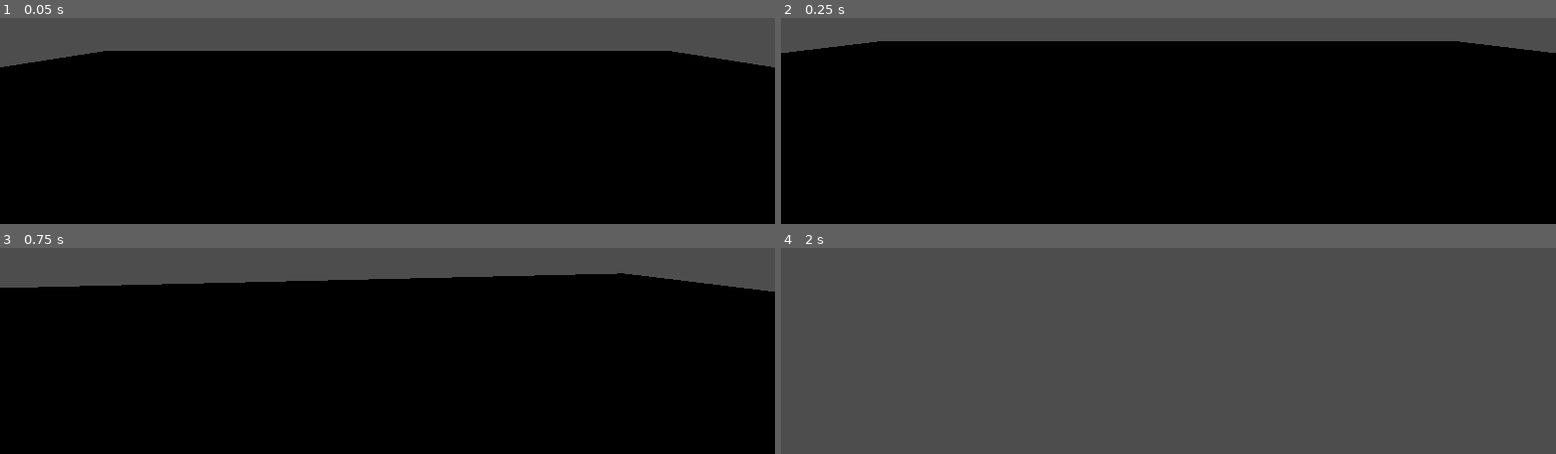
Above: before the commit, frames 1-4 (two rows, left to right).
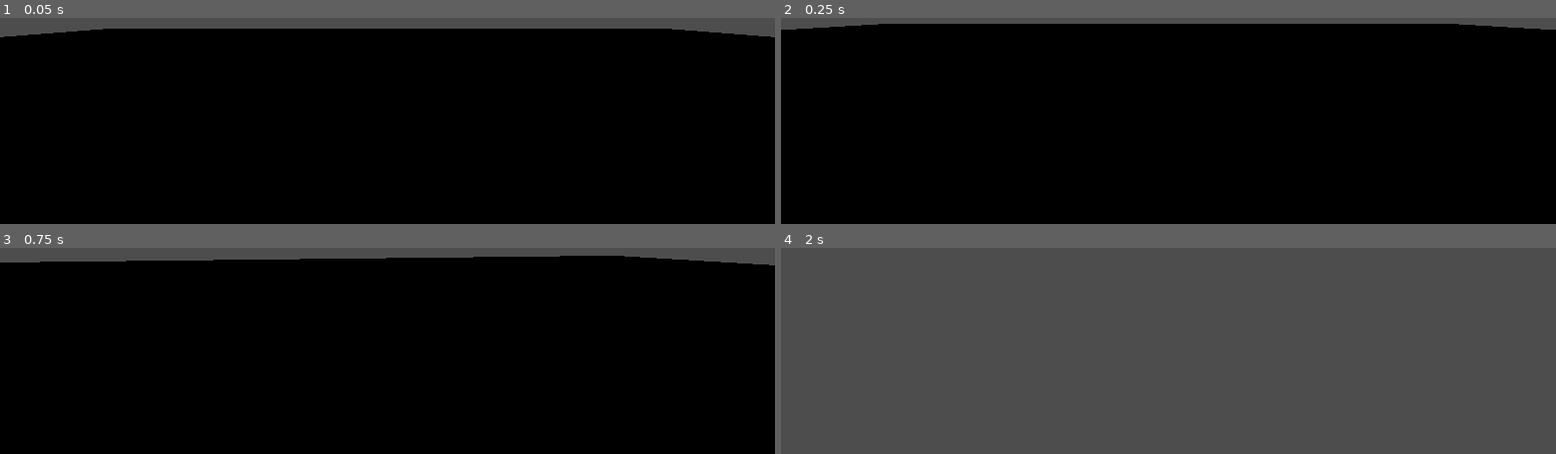
Above: after the commit, the same moments.

Repository: EnderiteFox/Escape-from-Walmart
Game: Godot game, scene res://scene/player_test.tscn
Two runs of this game, one before a commit and one after it. Both use one fixed random seed, a clock stepped at 60 frames per second and the inputs below. The project has no main scene, so this scene is started directly.
Inputs (mouse positions are in pixels of both pictures, inside the frame that each line leads up to):
- Up to frame 1 (0.05 s): no input
- Up to frame 2 (0.25 s): no input
- Up to frame 3 (0.75 s): tap Enter at 0.5 s; move the mouse to (outside the picture) at 0.52 s; hold W (Forward) from 0.53 s (still down); hold Shift (Sprint, bound only after the commit) from 0.53 s (still down)
- Up to frame 4 (2 s): keep holding W (Forward); tap Space (Jump) at 0.77, 0.8, 1.07, 1.35, 1.52, 1.82 s; move the mouse to (outside the picture) at 1.27 s; release Shift (Sprint, bound only after the commit) at 1.28 s; tap Shift (Sprint, bound only after the commit) at 1.55 s

The runs differ from the first frame. In frame 1, 11% of the frame differs, in the area x 0-100%, y 5-24%; in frame 2, 8.8%; in frame 3, 11%; in frame 4, nothing differs.

Commit message:
Fixed player jumping and player camera pivot

Diff:
--- a/project.godot
+++ b/project.godot
@@ -41,3 +41,8 @@
 "events": [Object(InputEventKey,"resource_local_to_scene":false,"resource_name":"","device":-1,"window_id":0,"alt_pressed":false,"shift_pressed":false,"ctrl_pressed":false,"meta_pressed":false,"pressed":false,"keycode":0,"physical_keycode":32,"key_label":0,"unicode":32,"echo":false,"script":null)
 ]
 }
+Sprint={
+"deadzone": 0.5,
+"events": [Object(InputEventKey,"resource_local_to_scene":false,"resource_name":"","device":-1,"window_id":0,"alt_pressed":false,"shift_pressed":false,"ctrl_pressed":false,"meta_pressed":false,"pressed":false,"keycode":0,"physical_keycode":4194325,"key_label":0,"unicode":0,"echo":false,"script":null)
+]
+}
--- a/scene/player_test.tscn
+++ b/scene/player_test.tscn
@@ -3,10 +3,10 @@
 [ext_resource type="PackedScene" uid="uid://b1nxn8tsdd7h5" path="res://scene/Player.tscn" id="1_dsstp"]
 
 [sub_resource type="BoxShape3D" id="BoxShape3D_d1ver"]
-size = Vector3(25, 1, 25)
+size = Vector3(50, 1, 50)
 
 [sub_resource type="BoxMesh" id="BoxMesh_aweu8"]
-size = Vector3(25, 1, 25)
+size = Vector3(50, 1, 50)
 
 [node name="Node3D" type="Node3D"]
 
--- a/script/Player.gd
+++ b/script/Player.gd
@@ -42,7 +42,7 @@
 
 	# Jumping
 	if is_on_floor():
-		if Input.is_action_just_pressed("movement_jump"):
+		if Input.is_action_just_pressed("Jump"):
 			velocity.y = JUMP_SPEED
 
 	# Capturing/Freeing the cursor
@@ -53,7 +53,7 @@
 			Input.set_mouse_mode(Input.MOUSE_MODE_VISIBLE)
 
 	# Sprinting
-	is_sprinting = Input.is_action_pressed("movement_sprint")
+	is_sprinting = Input.is_action_pressed("Sprint")
 
 
 func process_movement(delta) -> void:
Not shown: 1 places in scene/Player.tscn that only renumber resources
